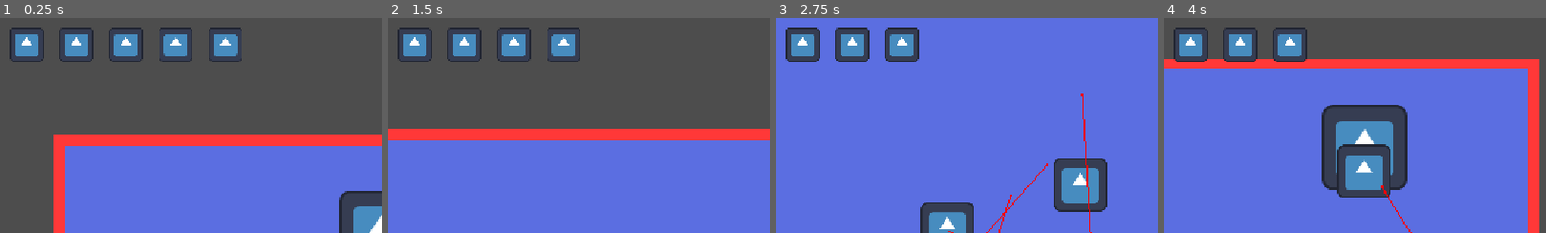
Above: before the commit, frames 1-4 (left to right).
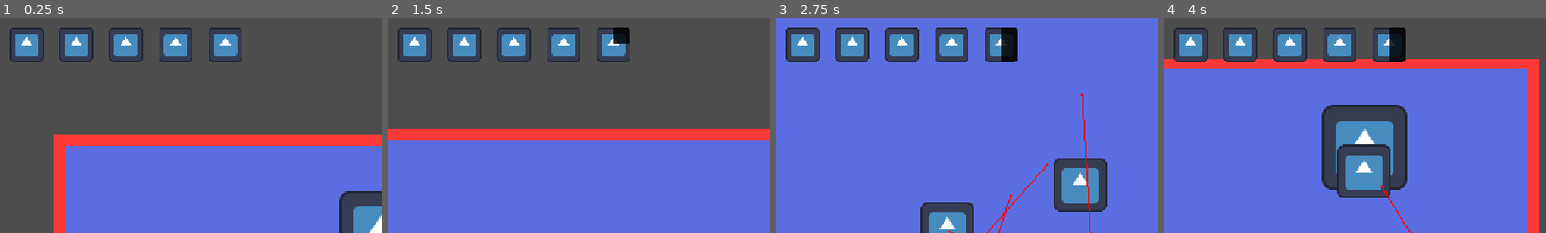
Above: after the commit, the same moments.

Repository: icarus-child/ASJ2026
Game: Godot game, scene res://main.tscn
Two runs of this game, one before a commit and one after it. Both use one fixed random seed, a clock stepped at 60 frames per second and the inputs below. The engine's default icon, where the game draws it, is replaced by a stand-in: a white triangle on a blue panel in a dark square.
Inputs (mouse positions are % of the whole screen's width and height, from its top left):
- Up to frame 1 (0.25 s): no input
- Up to frame 2 (1.5 s): move the mouse to (72, 45) at 0.52 s; hold D (move_right) 0.53-1.28 s; hold Space (parry) 0.53-1.28 s; move the mouse to (30, 55) at 1.27 s; hold S (move_down) from 1.28 s (still down); tap Space (parry) at 1.35 s
- Up to frame 3 (2.75 s): move the mouse to (60, 28) at 2.02 s; release S (move_down) at 2.03 s; hold D (move_right) from 2.03 s (still down); hold Space (parry) from 2.03 s (still down); click (60, 28) at 2.1 s
- Up to frame 4 (4 s): move the mouse to (45, 70) at 2.77 s; release D (move_right) at 2.78 s; release Space (parry) at 2.78 s; hold W (move_up) 2.78-3.53 s; tap Middle mouse button (spell_2) at 2.85 s; tap Space (parry) at 3.05 s; move the mouse to (80, 65) at 3.52 s; hold A (move_left) from 3.53 s (still down); hold Space (parry) from 3.53 s (still down); right-click (80, 65) at 3.6 s
The pictures show only the part of the screen within x 0-50%, y 0-50%; the shares and areas given below are measured in that part.

The runs differ from the first frame. In frame 2, 0.9% of the frame differs, in the area x 54-64%, y 4-21%; in frame 3, 2.8%, in the area x 2-64%, y 4-21%; in frame 4, 2.0%.

Commit message:
new health system

Diff:
--- a/player/player.gd
+++ b/player/player.gd
@@ -61,10 +61,7 @@
 # Parry has failed
 func take_damage(amount: int = 1) -> void:
 	print("got hit")
-	PlayerResources.health = max(0, PlayerResources.health - amount)
-	print(PlayerResources.health)
-	if PlayerResources.health <= 0:
-		print("game over")
+	PlayerResources.health -= amount
 
 func signal_disconnect_all(target_signal: Signal) -> void:
 	for n: Dictionary in target_signal.get_connections():
--- a/singletons/player_resources.gd
+++ b/singletons/player_resources.gd
@@ -1,6 +1,20 @@
 extends Node
 
-var health: int = 5 # hollow knight style health, where damage is discrete. Not Final
+var max_health: int = 20
+var _health: int = max_health
+var health: int:
+	get:
+		return _health
+	set(value):
+		var new_health := clampi(value, 0, max_health)
+		print(new_health)
+		if new_health != _health:
+			_health = new_health
+			health_changed.emit(new_health)
+		if _health == 0:
+			print("game over")
+
+signal health_changed(health: int)
 
 var spells: Array[Spell]
 
--- a/ui/health.gd
+++ b/ui/health.gd
@@ -2,18 +2,20 @@
 
 @export var padding: float
 
-var last_health: int = 0
+const HP = preload("res://ui/hp.gd")
+var pips: Array[HP]
 
-func _process(_delta: float) -> void:
-	if PlayerResources.health == last_health:
-		return
+func _ready() -> void:
+	PlayerResources.health_changed.connect(_update_health)
 
-	if PlayerResources.health < last_health:
-		get_child(-1).queue_free()
-		last_health -= 1
+	@warning_ignore("integer_division")
+	for i in range((PlayerResources.max_health + 3) / 4):
+		var new_hp: Node2D = preload("res://ui/hp.tscn").instantiate()
+		new_hp.position.x += padding * i
+		add_child(new_hp)
+		pips.push_back(new_hp)
 
-	if PlayerResources.health > last_health:
-		var new_hp: Node2D = preload("res://ui/hp.tscn").instantiate()
-		new_hp.position.x += padding * last_health
-		add_child(new_hp)
-		last_health += 1
+func _update_health(value: int) -> void:
+	for pip in pips:
+		pip._update_health(value)
+		value -= 4
--- /dev/null
+++ b/ui/hp.gd
@@ -0,0 +1,6 @@
+extends Sprite2D
+
+func _update_health(value: int) -> void:
+	for child: Sprite2D in get_children():
+		child.visible = value > 0
+		value -= 1
--- a/ui/hp.tscn
+++ b/ui/hp.tscn
@@ -1,7 +1,34 @@
 [gd_scene format=3 uid="uid://dfo6463tel5jj"]
 
 [ext_resource type="Texture2D" uid="uid://dqybuslh80c1l" path="res://icon.svg" id="1_fdjou"]
+[ext_resource type="Script" uid="uid://besrfw4rsyhmh" path="res://ui/hp.gd" id="2_ya2sx"]
 
-[node name="Hp" type="Sprite2D" unique_id=908619701]
+[node name="Hp" type="Sprite2D" unique_id=785864400]
+self_modulate = Color(0.17, 0.17, 0.17, 1)
 scale = Vector2(0.4, 0.4)
 texture = ExtResource("1_fdjou")
+script = ExtResource("2_ya2sx")
+
+[node name="HP1" type="Sprite2D" parent="." unique_id=1513231909]
+position = Vector2(-32, -32)
+texture = ExtResource("1_fdjou")
+region_enabled = true
+region_rect = Rect2(0, 0, 64, 64)
+
+[node name="HP2" type="Sprite2D" parent="." unique_id=1136525695]
+position = Vector2(-32, 32)
+texture = ExtResource("1_fdjou")
+region_enabled = true
+region_rect = Rect2(0, 64, 64, 64)
+
+[node name="HP3" type="Sprite2D" parent="." unique_id=1017921037]
+position = Vector2(32, 32)
+texture = ExtResource("1_fdjou")
+region_enabled = true
+region_rect = Rect2(64, 64, 64, 64)
+
+[node name="HP4" type="Sprite2D" parent="." unique_id=1843000204]
+position = Vector2(32, -32)
+texture = ExtResource("1_fdjou")
+region_enabled = true
+region_rect = Rect2(64, 0, 64, 64)
Not shown, added: ui/hp.gd.uid
